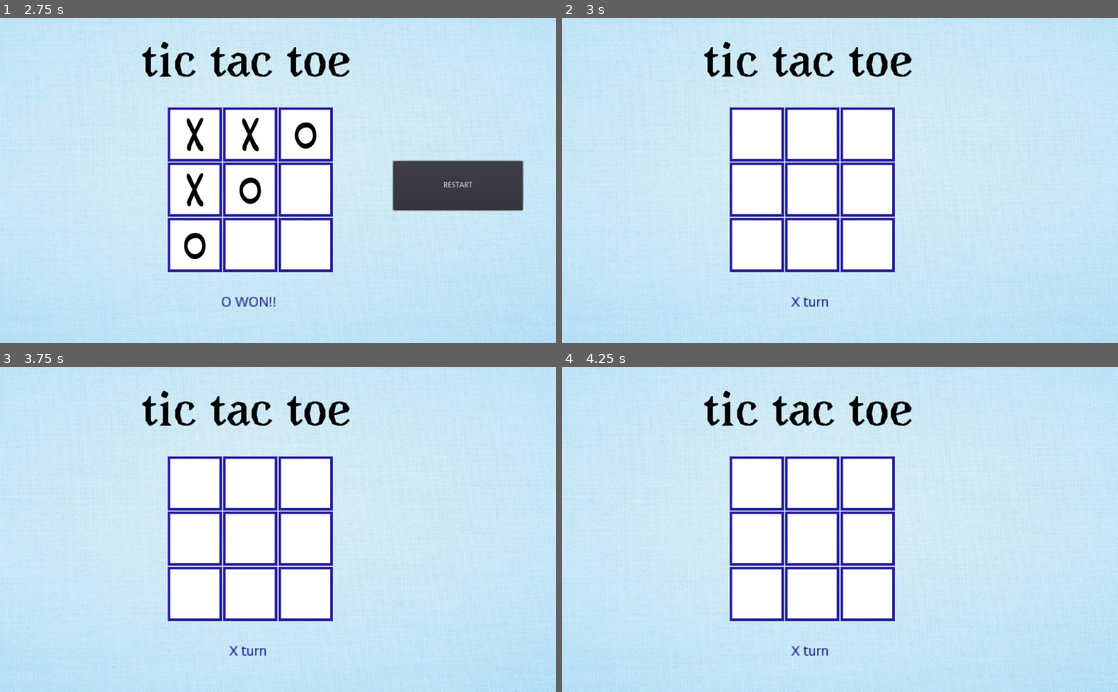
Above: before the commit, frames 1-4 (two rows, left to right).
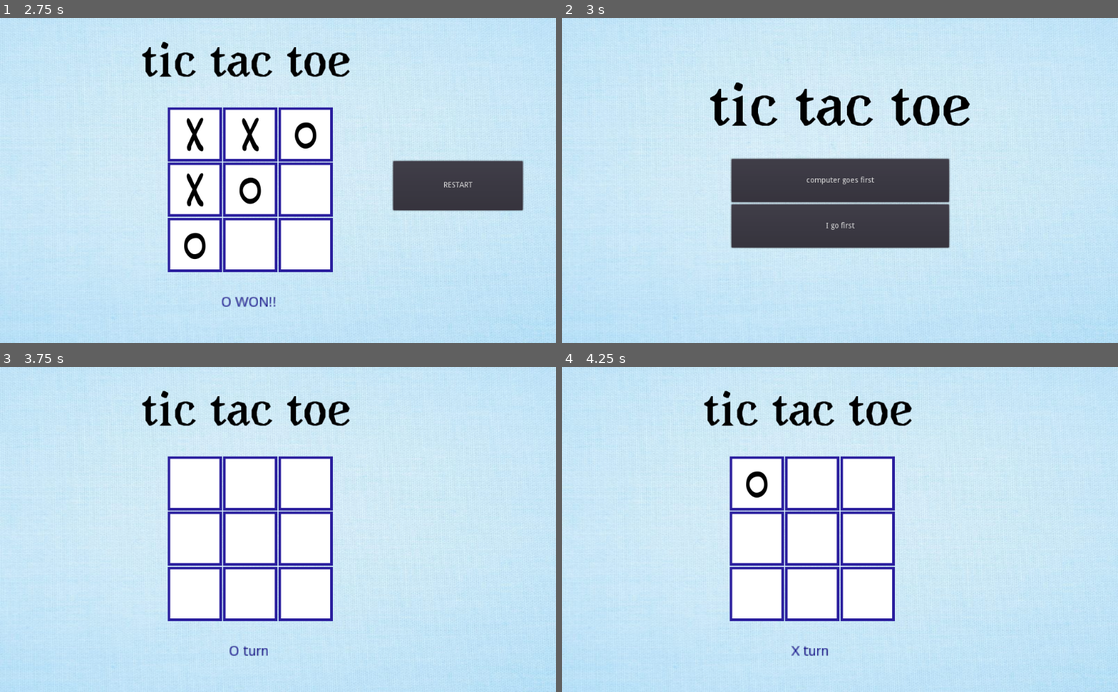
Above: after the commit, the same moments.

Repository: containedx/tic-tac-toe-AI
Game: Godot game, scene res://main_scene/game_scene.tscn
Same seed, same stepped clock (60 frames per second), same inputs: the game is played once before the commit and once after it. Before the commit the project has no main scene; this scene is started directly in both runs.
Inputs (mouse positions are in pixels of both pictures, inside the frame that each line leads up to):
- Up to frame 1 (2.75 s): click (194, 135) at 0.52 s; click (250, 135) at 1.27 s; click (194, 190) at 2.02 s
- Up to frame 2 (3 s): click "RESTART" at 2.75 s
- Up to frame 3 (3.75 s): click (278, 529) at 3.5 s, where only the run after the commit has a clickable "computer goes first"
- Up to frame 4 (4.25 s): no input

Frame 1 is identical in both runs. In frame 2, 20% of the frame differs, in the area x 25-74%, y 7-89%; in frame 3, 0.1%; in frame 4, 0.2%.

Commit message:
added menu to choose who starts game

Diff:
--- a/tic_tac_toe_ai/main_scene/game_config.gd
+++ b/tic_tac_toe_ai/main_scene/game_config.gd
@@ -1,4 +1,6 @@
 extends Node
+
+var who_starts = 'human'
 
 var x : String = "res://assets/x.png"
 var o : String = "res://assets/o.png"
--- a/tic_tac_toe_ai/main_scene/game_controller.gd
+++ b/tic_tac_toe_ai/main_scene/game_controller.gd
@@ -7,12 +7,19 @@
 var game_over : bool = false
 
 func _ready() -> void:
-	_on_restart()
 	_initiate_board()
+
+	if GameConfig.who_starts == 'computer':
+		_on_restart(0)
+		move()
+	else :
+		print(GameConfig.current)
+		_on_restart(0)
+
 
 
 func reset() -> void:
-	$result.visible = true
+	$restart.visible = true
 	for row in board :
 		for piece in row :
 			piece.make_not_interactive()
@@ -85,12 +92,17 @@
 
 	return result
 
-func _on_restart() -> void:
-	$result.visible = false
+func _on_restart(who : bool) -> void:
+	$restart.visible = false
 	for row in board :
 		for piece in row :
 			piece.reset()
 	game_over = false
 	moves = 0
-	GameConfig.current = 0
+	GameConfig.current = who
+	print(GameConfig.current)
 	update_label(-1)
+
+
+func _on_restart_button_down():
+	get_tree().change_scene("res://menu/menu.tscn")
--- a/tic_tac_toe_ai/main_scene/game_scene.tscn
+++ b/tic_tac_toe_ai/main_scene/game_scene.tscn
@@ -127,7 +127,7 @@
 margin_right = 608.0
 margin_bottom = 200.0
 
-[node name="result" type="Button" parent="."]
+[node name="restart" type="Button" parent="."]
 visible = false
 anchor_right = 1.0
 anchor_bottom = 1.0
@@ -139,4 +139,4 @@
 
 [node name="computer" parent="." instance=ExtResource( 4 )]
 
-[connection signal="button_down" from="result" to="." method="_on_restart"]
+[connection signal="button_down" from="restart" to="." method="_on_restart_button_down"]
--- /dev/null
+++ b/tic_tac_toe_ai/menu/menu.tscn
@@ -0,0 +1,53 @@
+[gd_scene load_steps=4 format=2]
+
+[ext_resource path="res://assets/label.png" type="Texture" id=1]
+[ext_resource path="res://assets/background.jpeg" type="Texture" id=2]
+[ext_resource path="res://menu/menu_controller.gd" type="Script" id=3]
+
+[node name="menu" type="Control"]
+anchor_right = 1.0
+anchor_bottom = 1.0
+script = ExtResource( 3 )
+
+[node name="background" type="TextureRect" parent="."]
+anchor_right = 1.0
+anchor_bottom = 1.0
+texture = ExtResource( 2 )
+expand = true
+
+[node name="title" type="TextureRect" parent="."]
+anchor_left = 0.5
+anchor_top = 0.5
+anchor_right = 0.5
+anchor_bottom = 0.5
+margin_left = -300.0
+margin_top = -224.0
+margin_right = 300.0
+margin_bottom = -24.0
+texture = ExtResource( 1 )
+
+[node name="VBoxContainer" type="VBoxContainer" parent="."]
+anchor_left = 0.5
+anchor_top = 1.0
+anchor_right = 0.5
+anchor_bottom = 1.0
+margin_left = -200.5
+margin_top = -340.0
+margin_right = 200.5
+margin_bottom = -58.0
+
+[node name="computer" type="Button" parent="VBoxContainer"]
+margin_right = 401.0
+margin_bottom = 80.0
+rect_min_size = Vector2( 0, 80 )
+text = "computer goes first"
+
+[node name="human" type="Button" parent="VBoxContainer"]
+margin_top = 84.0
+margin_right = 401.0
+margin_bottom = 164.0
+rect_min_size = Vector2( 0, 80 )
+text = "I go first"
+
+[connection signal="button_down" from="VBoxContainer/computer" to="." method="_on_computer_button_down"]
+[connection signal="button_down" from="VBoxContainer/human" to="." method="_on_human_button_down"]
--- /dev/null
+++ b/tic_tac_toe_ai/menu/menu_controller.gd
@@ -0,0 +1,16 @@
+extends Control
+
+
+
+
+func _on_computer_button_down():
+	start_game('computer')
+
+
+func _on_human_button_down():
+	start_game('human')
+
+
+func start_game(who : String) -> void:
+	GameConfig.who_starts = who
+	get_tree().change_scene("res://main_scene/game_scene.tscn")
--- a/tic_tac_toe_ai/project.godot
+++ b/tic_tac_toe_ai/project.godot
@@ -11,6 +11,7 @@
 [application]
 
 config/name="Tic Tac Toe Ai"
+run/main_scene="res://menu/menu.tscn"
 config/icon="res://icon.png"
 
 [autoload]
